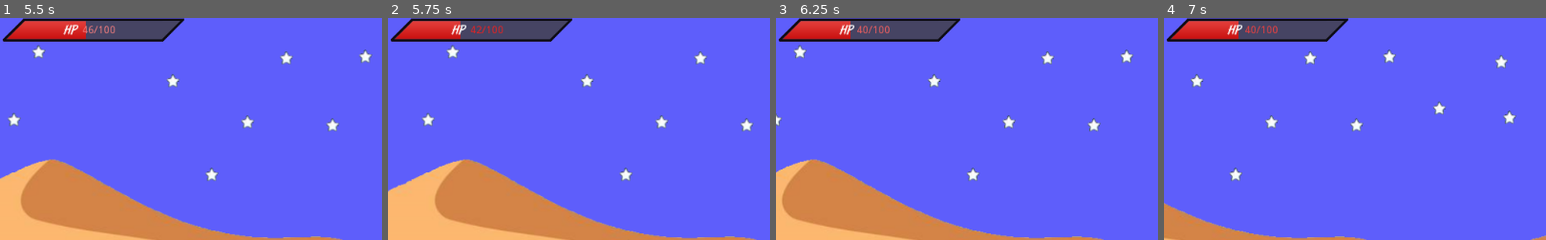
Above: before the commit, frames 1-4 (left to right).
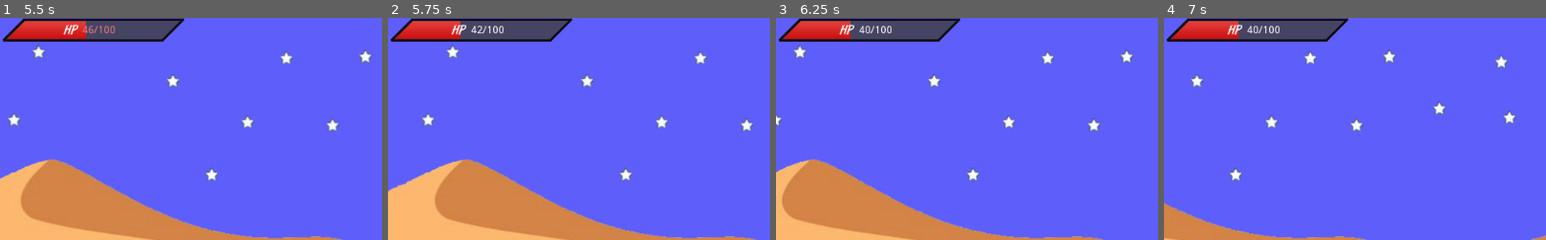
Above: after the commit, the same moments.

Repository: GFinformaticien/26_02GameJam
Game: Godot game, scene res://scenes/levels/principale.tscn
Same seed, same stepped clock (60 frames per second), same inputs: the game is played once before the commit and once after it.
Inputs:
- Up to frame 1 (5.5 s): tap Enter at 0.5 s; hold Right (ui_right) 0.53-1.28 s; hold Shift 0.53-1.28 s; hold Left (ui_left) 1.28-2.03 s; tap 1 at 1.35, 4.35 s; hold 2 2.03-2.78 s; hold Right (ui_right) 2.03-3.53 s; tap Ctrl at 2.85 s; hold Shift 3.53-4.28 s; hold Left (ui_left) from 3.53 s (still down); hold 2 from 5.03 s (still down)
- Up to frame 2 (5.75 s): keep holding Left (ui_left); keep holding 2
- Up to frame 3 (6.25 s): release Left (ui_left) at 5.78 s; release 2 at 5.78 s; hold Right (ui_right) from 5.78 s (still down); tap Ctrl at 5.85 s
- Up to frame 4 (7 s): keep holding Right (ui_right); hold Shift from 6.53 s (still down)
The pictures show only the part of the screen within x 0-50%, y 1-51%; the shares and areas given below are measured in that part.

Frame 1 is identical in both runs. In frame 2, 0.2% of the frame differs, in the area x 21-31%, y 3-7%; in frame 3, 0.2%; in frame 4, 0.3%.

Commit message:
Fixed lifebar animation at start

Diff:
--- a/scenes/UI/LifeBar.tscn
+++ b/scenes/UI/LifeBar.tscn
@@ -6,10 +6,37 @@
 [ext_resource path="res://assets/lifebar_over.png" type="Texture" id=4]
 [ext_resource path="res://scripts/LifeBar.gd" type="Script" id=5]
 
+[sub_resource type="Animation" id=2]
+resource_name = "SETUP"
+length = 0.01
+tracks/0/type = "value"
+tracks/0/path = NodePath("TextureProgress/Number:rect_position")
+tracks/0/interp = 1
+tracks/0/loop_wrap = true
+tracks/0/imported = false
+tracks/0/enabled = true
+tracks/0/keys = {
+"times": PoolRealArray( 0 ),
+"transitions": PoolRealArray( 1 ),
+"update": 0,
+"values": [ Vector2( 111, 20 ) ]
+}
+tracks/1/type = "value"
+tracks/1/path = NodePath("TextureProgress/Number:modulate")
+tracks/1/interp = 1
+tracks/1/loop_wrap = true
+tracks/1/imported = false
+tracks/1/enabled = true
+tracks/1/keys = {
+"times": PoolRealArray( 0 ),
+"transitions": PoolRealArray( 1 ),
+"update": 0,
+"values": [ Color( 1, 1, 1, 1 ) ]
+}
+
 [sub_resource type="Animation" id=1]
 resource_name = "shake"
 length = 0.4
-loop = true
 tracks/0/type = "value"
 tracks/0/path = NodePath("TextureProgress/Number:rect_position")
 tracks/0/interp = 1
@@ -73,4 +100,5 @@
 [node name="Tween" type="Tween" parent="."]
 
 [node name="AnimationPlayer" type="AnimationPlayer" parent="."]
+anims/SETUP = SubResource( 2 )
 anims/shake = SubResource( 1 )
--- a/scenes/levels/principale.tscn
+++ b/scenes/levels/principale.tscn
@@ -10,7 +10,6 @@
 
 [node name="Scene" type="Node2D"]
 script = ExtResource( 5 )
-Mob = [ ExtResource( 1 ), ExtResource( 7 ) ]
 
 [node name="InterfaceLayer" type="CanvasLayer" parent="."]
 
@@ -42,6 +41,5 @@
 [node name="Cat" parent="." instance=ExtResource( 7 )]
 position = Vector2( 400, 400 )
 [connection signal="health_changed" from="UFTKA/Health" to="InterfaceLayer/Interface" method="_on_Health_health_changed"]
-[connection signal="health_changed" from="UFTKA/Health" to="UFTKA" method="_on_Health_health_changed"]
 
 [editable path="UFTKA"]
Not shown: 1 places in scenes/UI/LifeBar.tscn that only renumber resources
